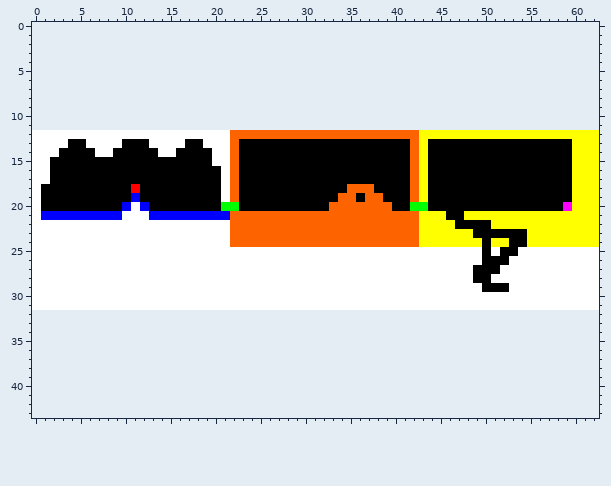
Pixel-art sprite: android/assets/data/levels.png. Above: the version before the commit.
The file is 63x20 pixels. The old version is drawn lined up with the new one, on the new canvas.
After the commit:
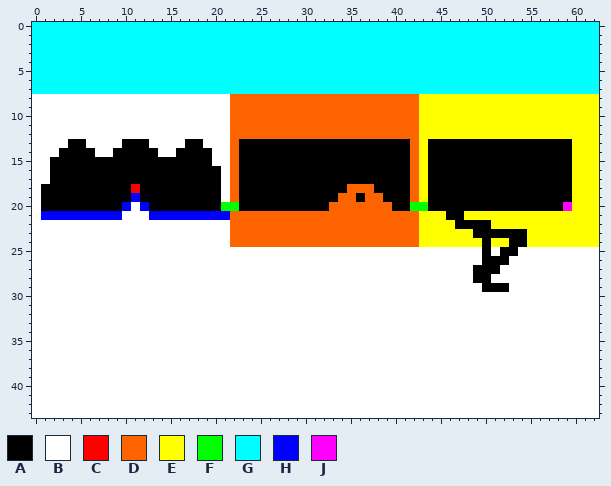
Palette (. is transparent): A #000000  B #ffffff  C #ff0000  D #fd6400  E #ffff00  F #00ff00  G #00ffff  H #0000ff  J #ff00ff
From old to new:
canvas 63x20 -> 63x44, the old top-left corner now at 0,12
The edit adds colour B in rows 8 to 11 at x 0 to 21; in rows 32 to 43 at x 0 to 62.
The edit adds colour D in rows 8 to 11 at x 22 to 42.
The edit adds colour E in rows 8 to 11 at x 43 to 62.
The edit adds colour G in rows 0 to 7 at x 0 to 62.
Pixel boxes of the changes (left, top, right, bottom) in both pictures:
added: (32, 22, 599, 130)
added: (32, 310, 599, 418)
